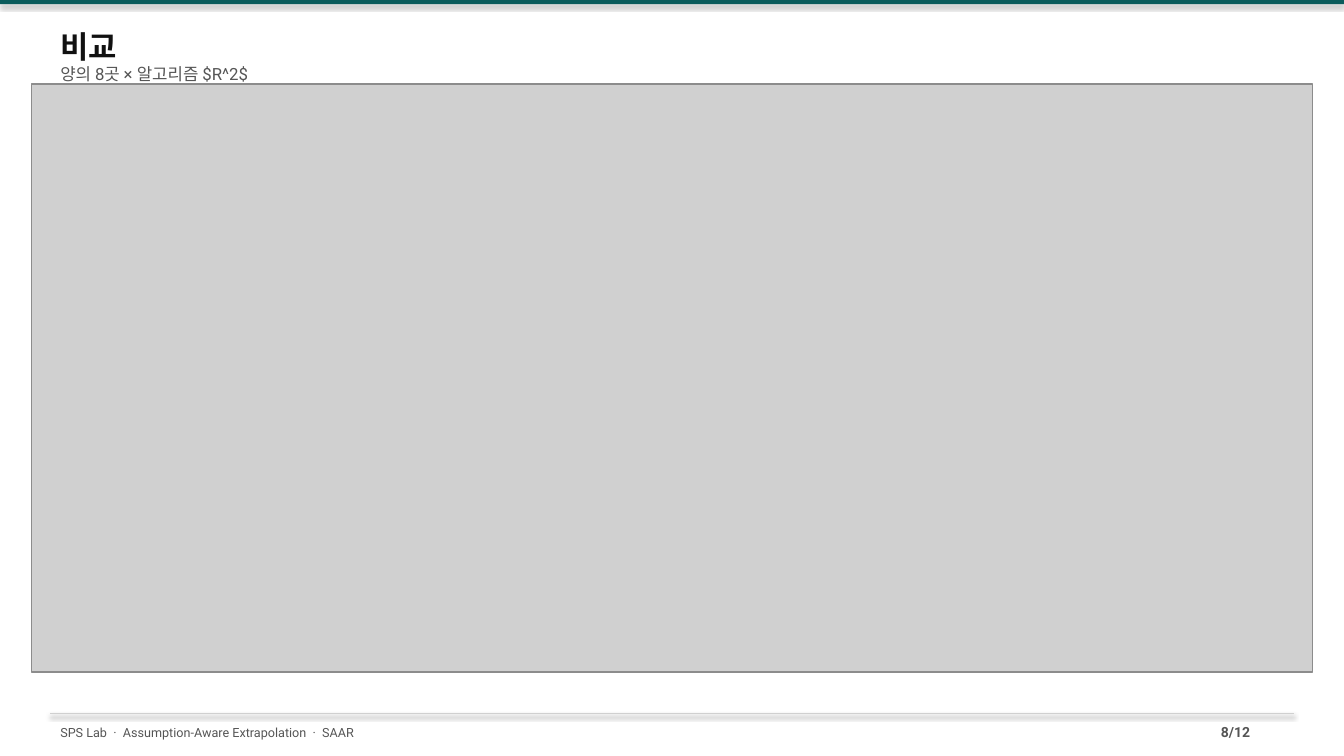
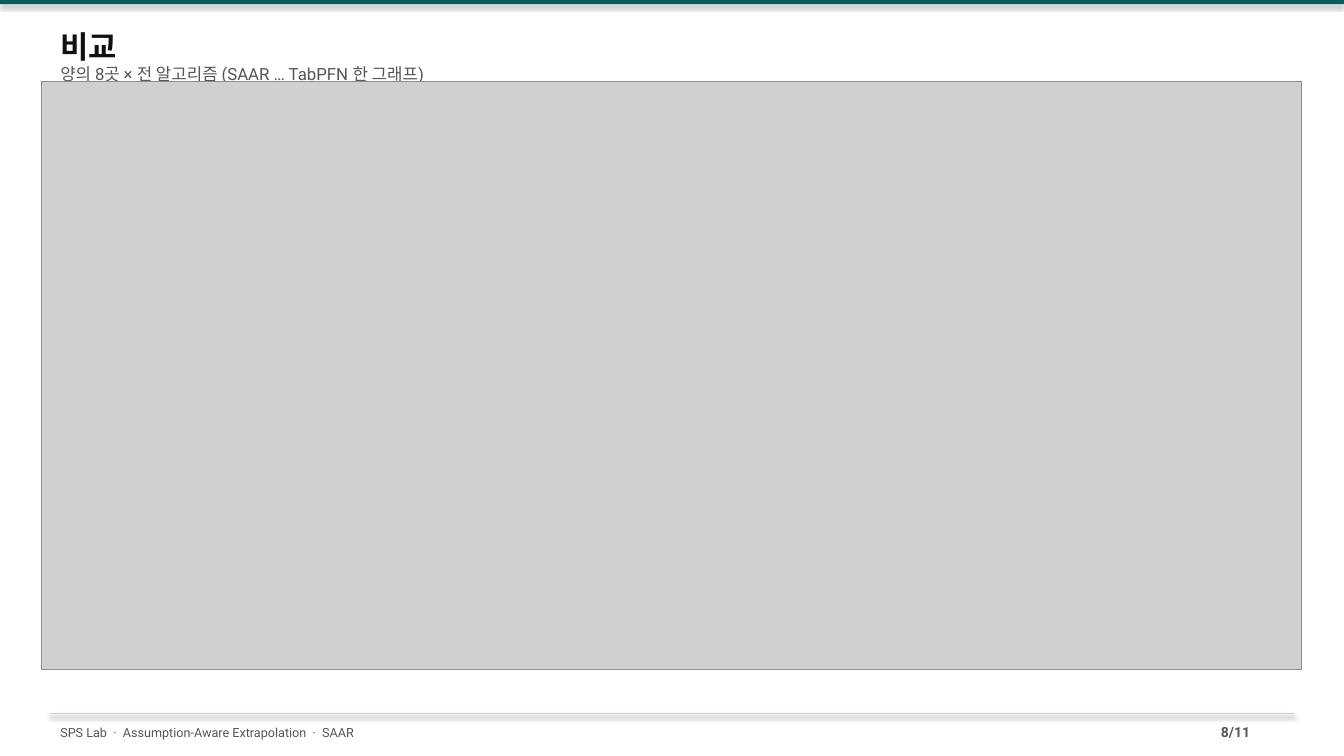
Before and after one commit to amumujs-create/pp_pae_total, a slide deck: slide 8 of output/PP_Research_Detailed_v2.pptx. Drawn at 1344x756 pixels with LibreOffice and Linux fonts; fonts in the diff are those of the drawing; grey boxes stand for pictures. Boxes give left, top, right and bottom in pixels: in the first picture for what was removed or moved away, otherwise in the second. Text is boxed around its words. In the diff, an @@ line names an element or a change of style, - is before the commit and + after.

```diff
--- a/output/PP_Research_Detailed_v2.pptx
+++ b/output/PP_Research_Detailed_v2.pptx
@@ picture: place and size @@
-picture at bbox=[31, 84, 1313, 671]
+picture at bbox=[42, 82, 1303, 669]
@@ text at bbox=[60, 66, 424, 85]: text changed @@
-양의 8곳 × 알고리즘 $R^2$
+양의 8곳 × 전 알고리즘 (SAAR … TabPFN 한 그래프)
@@ text at bbox=[1221, 727, 1250, 738]: text changed @@
-8/12
+8/11
```
Also in this commit, not shown: 9 other slides changed, 1 slide removed, 4 other files.
